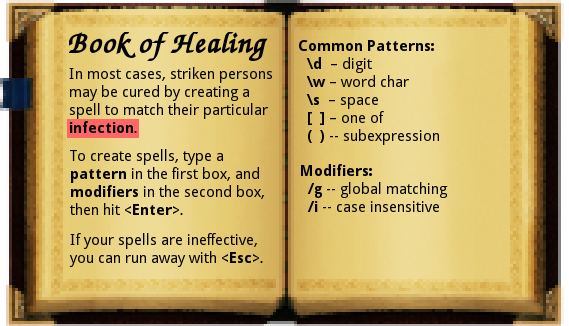
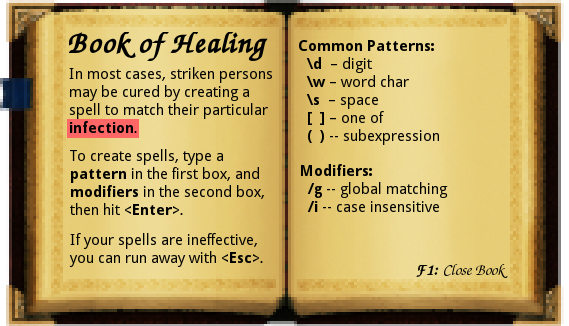
Layer changes from the first 569px x 326px image to the second:
added layer "F1: Close Book" above "Book of Healing" over [416, 264, 508, 278]
